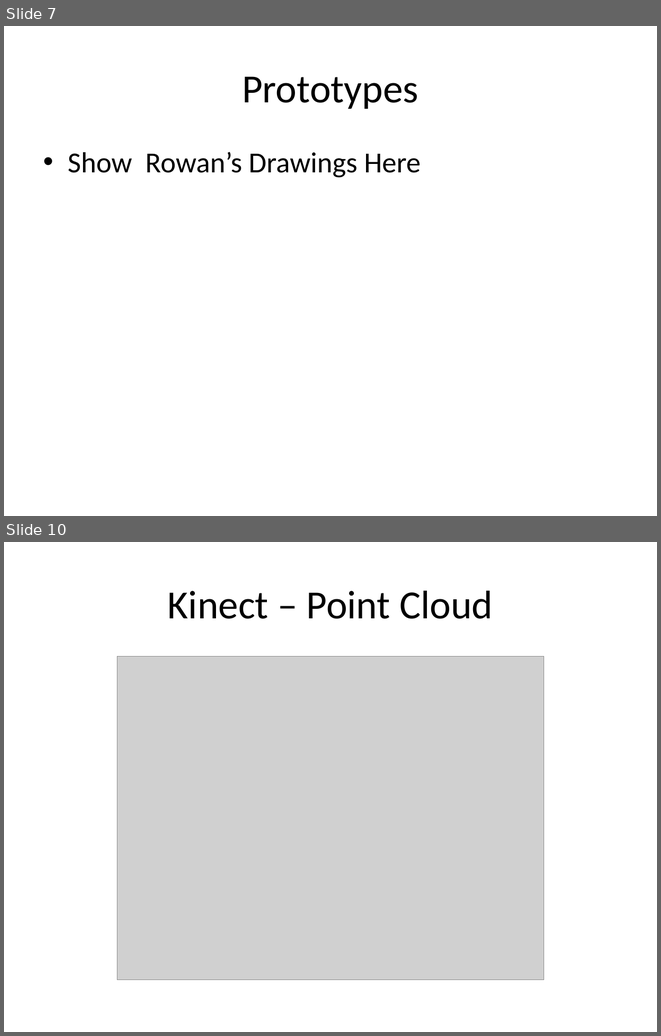
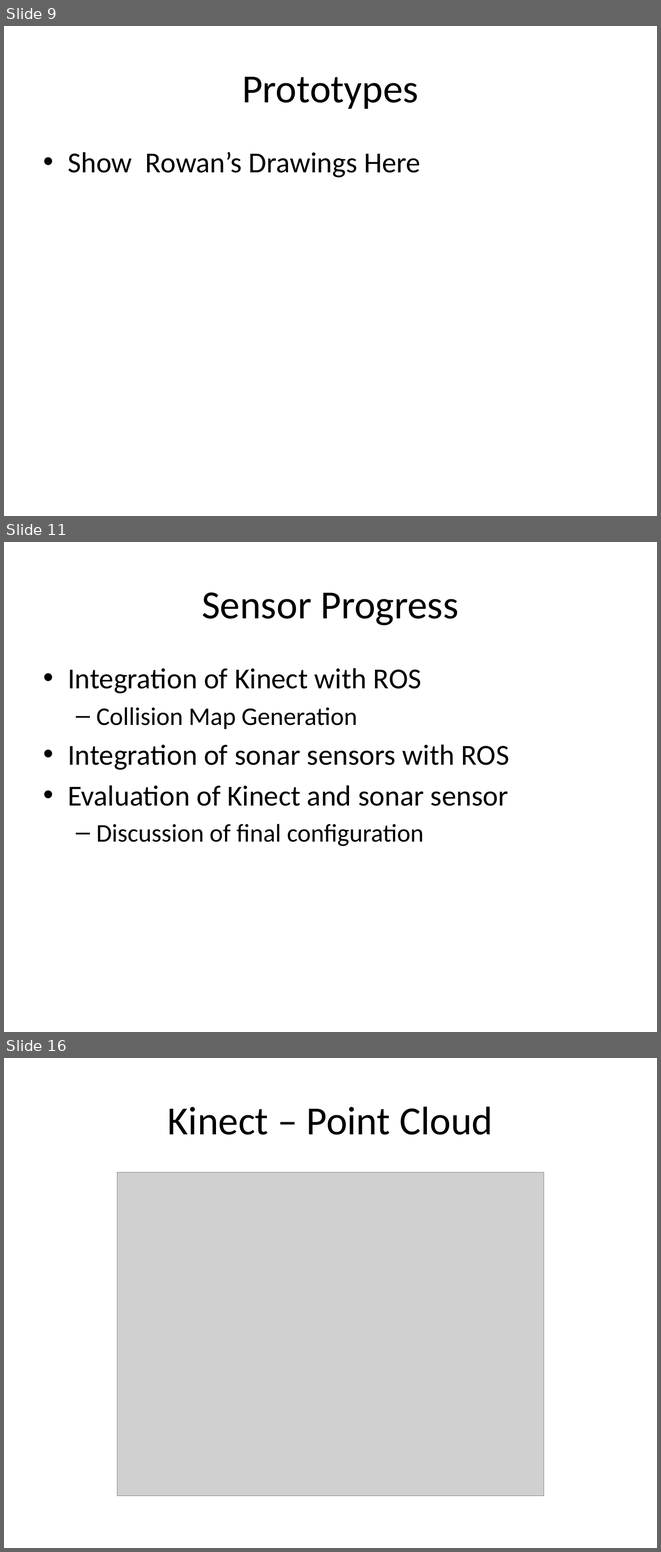
Before and after one commit to ipeet/mte481, a slide deck: doc/fdp/MTE 481 FDP.pptx. Shown one above the other, each under a label of ours: slides 7 and 10 before the commit, slides 9, 11 and 16 after it; the slides between them are not shown. The pictures are 661x1036 and 661x1552 pixels, drawn with LibreOffice and Linux fonts; fonts in the diff are those of the drawing; grey boxes stand for pictures. Boxes give left, top, right and bottom in pixels: in the first picture for what was removed or moved away, otherwise in the second. Text is boxed around its words. In the diff, an @@ line names an element or a change of style, - is before the commit and + after.

```diff
--- a/doc/fdp/MTE 481 FDP.pptx
+++ b/doc/fdp/MTE 481 FDP.pptx
@@ slide 11 added at <box>4,542,657,1032</box>, background #FFFFFF @@
@@ title added at <box>202,592,459,625</box>, 44 pt, text #000000 @@
+Sensor Progress
@@ text added at <box>68,668,510,846</box>, 32 pt, text #000000 @@
+• Integration of Kinect with ROS
+  – Collision Map Generation
+• Integration of sonar sensors with ROS
+• Evaluation of Kinect and sonar sensor
+  – Discussion of final configuration
@@ what was slide 7 is now slide 9 @@
@@ what was slide 10 is now slide 16 @@
```
Also in this commit, not shown: 1 slide changed, 8 other slides added, 1 slide removed.
